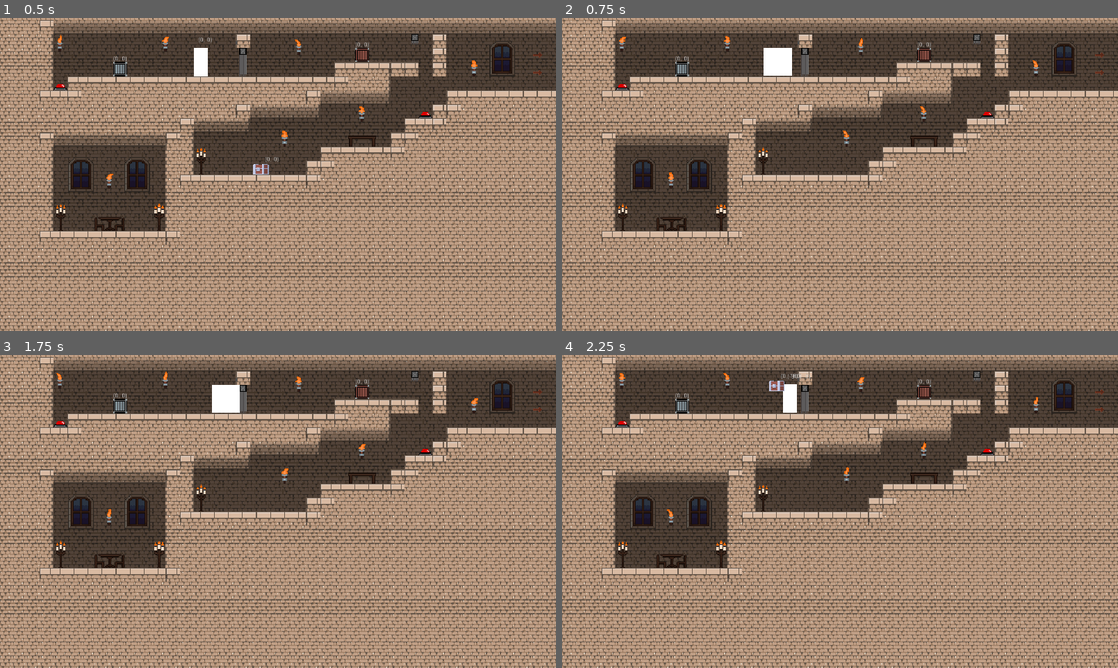
Above: before the commit, frames 1-4 (two rows, left to right).
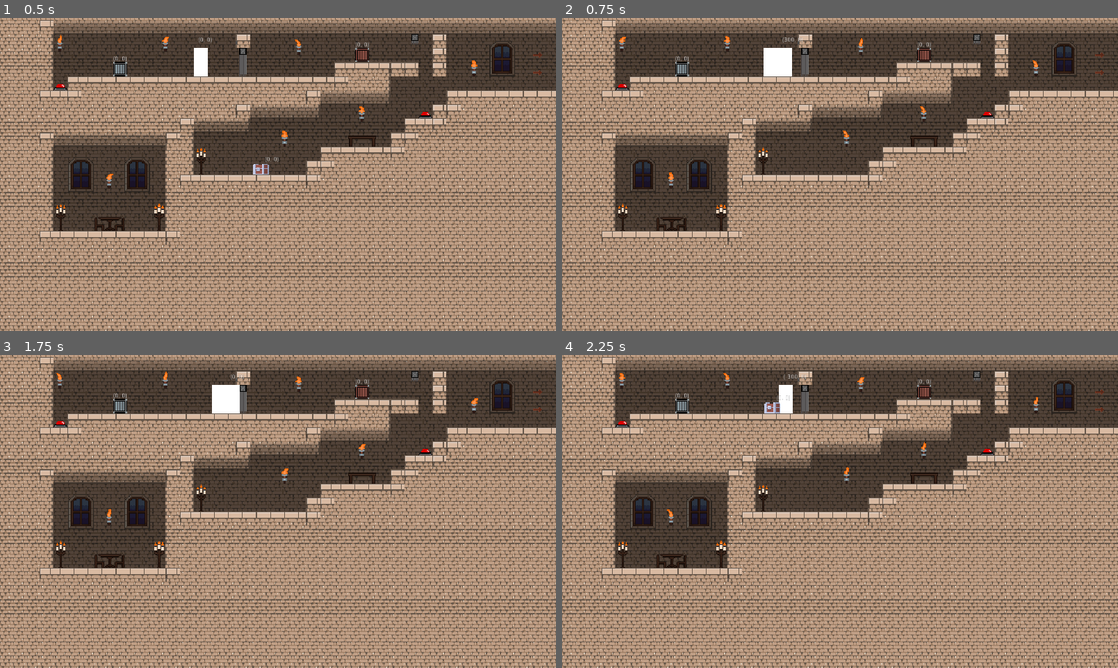
Above: after the commit, the same moments.

Repository: FireSquid6/Poltergeist-Heist
Game: Godot game, scene res://scenes/level_0.tscn
Same seed, same stepped clock (60 frames per second), same inputs: the game is played once before the commit and once after it.
Inputs:
- Up to frame 1 (0.5 s): no input
- Up to frame 2 (0.75 s): hold Right (plr_right) from 0.53 s (still down); tap X (plr_merge) at 0.6 s
- Up to frame 3 (1.75 s): keep holding Right (plr_right); tap Up (plr_jump) at 0.77, 1.52 s; tap Z (plr_switch) at 1.35 s
- Up to frame 4 (2.25 s): tap Enter at 2 s; release Right (plr_right) at 2.03 s; hold Left (plr_left) from 2.03 s (still down); tap X (plr_merge) at 2.1 s

Frame 1 is identical in both runs. In frame 2, less than 0.1% of the frame differs, in the area x 36-44%, y 6-19%; in frame 3, less than 0.1%; in frame 4, 0.4%, in the area x 36-45%, y 6-19%.

Commit message:
change inheritance system

Diff:
--- a/src/classes/movable/moveable.gd
+++ b/src/classes/movable/moveable.gd
@@ -3,7 +3,7 @@
 
 
 var velocity = Vector2(0, 0)
-var on_floor = 0
+var on_floor = false
 var do_gravity = true
 var pushable = false
 
@@ -18,11 +18,23 @@
 	if !on_floor and do_gravity:
 		velocity.y += GRV
 
-	#
+	# move
+	velocity = move_and_slide(velocity, Vector2.UP)
+
+	# push
+	for i in get_slide_count():
+		var collided = get_slide_collision(i)
+		if collided as Movable:
+			if collided.pushable:
+				collided.push(velocity)
+
+	# get on floor
+	on_floor = is_on_floor()
 
 
-func push(vel):
-	move_and_slide(vel)
-
-
-func on_floor():
+func push(vel: Vector2, force: bool) -> bool:
+	if pushable and !force:
+		velocity += vel
+		return true
+	else:
+		return false
--- a/src/classes/movable/moveable_manager.tscn
+++ b/src/classes/movable/moveable_manager.tscn
@@ -3,7 +3,7 @@
 [ext_resource path="res://classes/movable/moveable_manager.gd" type="Script" id=1]
 
 [sub_resource type="RectangleShape2D" id=1]
-extents = Vector2( 15, 0.5 )
+extents = Vector2( 40.5, 0.5 )
 
 [node name="MoveableManager" type="Node"]
 script = ExtResource( 1 )
--- a/src/instances/level_entities/crate/crate.gd
+++ b/src/instances/level_entities/crate/crate.gd
@@ -1,23 +1,13 @@
-extends KinematicBody2D
+extends Movable
 class_name Crate
 
 export var heavy = false
-export var GRV = 30
-onready var pushable = true
-onready var velocity = Vector2(0, 0)
-
-func push(velocity: Vector2) -> void:
-	move_and_slide(velocity, Vector2())
 
 
 func _physics_process(delta):
-	var on_floor = $RayCast2D.is_colliding() or $RayCast2D2.is_colliding()
-	if !on_floor:
-		velocity.y += GRV
-	else:
-		velocity.y = 0
+	on_floor = is_on_floor()
 
-	move_and_slide(velocity)
+	process_movement()
 	$Label.text = str(velocity)
 
 
--- a/src/instances/players/combined/combined.tscn
+++ b/src/instances/players/combined/combined.tscn
@@ -12,18 +12,6 @@
 script = ExtResource( 1 )
 jump_time = 0.01
 jump_spd = 200
-
-[node name="FloorDetector" type="RayCast2D" parent="."]
-position = Vector2( 31, 64 )
-enabled = true
-cast_to = Vector2( 0, 1 )
-collision_mask = 7
-
-[node name="FloorDetector2" type="RayCast2D" parent="."]
-position = Vector2( -31, 64 )
-enabled = true
-cast_to = Vector2( 0, 1 )
-collision_mask = 7
 
 [node name="CollisionShape2D" type="CollisionShape2D" parent="."]
 position = Vector2( 0, 32.5 )
@@ -43,7 +31,6 @@
 one_shot = true
 
 [node name="Label" type="Label" parent="."]
-visible = false
 margin_left = 10.0
 margin_top = -25.0
 margin_right = 50.0
--- a/src/instances/players/lanky/player.gd
+++ b/src/instances/players/lanky/player.gd
@@ -1,4 +1,4 @@
-extends KinematicBody2D
+extends Movable
 class_name Player
 
 enum STATES {
@@ -9,22 +9,16 @@
 
 var state = STATES.IDLE setget state_set
 
-onready var velocity = Vector2(0,0)
-onready var on_floor = false
 export var accspd = 100
 export var deaccspd = 100
 export var maxspd = 300
 
 onready var can_jump = false
-onready var jumping = false
 export var jump_time = 0.2
 export var jump_spd = 400
-export var GRV = 30
 
 
 func _physics_process(delta):
-	on_floor = $FloorDetector.is_colliding() or $FloorDetector2.is_colliding()
-
 	match state:
 		STATES.CONTROLLED:
 			# get input
@@ -49,7 +43,6 @@
 				else:
 					velocity.x -= deaccspd * sign(velocity.x)
 
-
 			# VERTICAL MOVEMENT
 			# start jump if on floor and pressed
 			if on_floor:
@@ -57,32 +50,11 @@
 				if jump:
 					on_jump()
 			# if already jumping
-			elif jumping:
+			elif !do_gravity:
 				if !jump:
-					jumping = false
-			# if not on the floor, just fall
-			elif !on_floor:
-				velocity.y += GRV
-
-			# move and get new velocity
-			move_and_slide(velocity)
-			if get_slide_count() > 0:
-				for i in get_slide_count():
-					# icky bad gross code
-					var crate = get_slide_collision(i).collider as Crate
-					var player = get_slide_collision(i).collider as Player
-					if on_floor:
-						if crate and crate.pushable:
-							crate.push(Vector2(velocity.x, 0))
-						elif player and player.position.y <= position.y:
-							player.push(Vector2(velocity.x, 0))
-
+					do_gravity = true
 
 		STATES.IDLE:
-			# move vertically
-			if !on_floor:
-				velocity.y += GRV
-
 			# decelerate
 			# check if velocity needs to snap to 0
 			if abs(velocity.x) <= deaccspd:
@@ -91,30 +63,24 @@
 			else:
 				velocity.x -= deaccspd * sign(velocity.x)
 
-			# move
-			velocity = move_and_slide(velocity)
 
-
+	process_movement()
 	$Label.text = str(velocity)
 
-var text = str(velocity)
-
-func push(vel):
-	move_and_slide(vel)
 
 # called whenever the player jumps
 func on_jump():
 	velocity.y -= jump_spd
 
-	jumping = true
 	can_jump = false
+	do_gravity = false
 
 	$Timers/JumpTime.wait_time = jump_time
 	$Timers/JumpTime.start()
 
 
 func _on_JumpTime_timeout():
-	jumping = false
+	do_gravity = true
 
 
 func state_set(new_state):
@@ -129,8 +95,10 @@
 
 	match state:
 		STATES.IDLE:
+			pushable = true
 			visible = true
 		STATES.CONTROLLED:
+			pushable = false
 			visible = true
 		STATES.COMBINED:
 			visible = false
--- a/src/instances/players/lanky/player.tscn
+++ b/src/instances/players/lanky/player.tscn
@@ -11,18 +11,6 @@
 collision_mask = 7
 script = ExtResource( 1 )
 jump_time = 0.1
-
-[node name="FloorDetector" type="RayCast2D" parent="."]
-position = Vector2( 31, 64 )
-enabled = true
-cast_to = Vector2( 0, 1 )
-collision_mask = 7
-
-[node name="FloorDetector2" type="RayCast2D" parent="."]
-position = Vector2( 1, 64 )
-enabled = true
-cast_to = Vector2( 0, 1 )
-collision_mask = 7
 
 [node name="Polygon2D" type="Polygon2D" parent="."]
 position = Vector2( 15, 47 )
--- a/src/instances/players/stubby/stubby.tscn
+++ b/src/instances/players/stubby/stubby.tscn
@@ -29,21 +29,12 @@
 jump_time = 0.1
 jump_spd = 300
 
-[node name="FloorDetector" type="RayCast2D" parent="."]
-position = Vector2( 16, 16 )
-enabled = true
-cast_to = Vector2( 0, 1 )
-collision_mask = 7
-
-[node name="FloorDetector2" type="RayCast2D" parent="."]
-position = Vector2( -14, 16 )
-enabled = true
-cast_to = Vector2( 0, 1 )
-collision_mask = 7
-
 [node name="CollisionShape2D" type="CollisionShape2D" parent="."]
 position = Vector2( 1, 3.5 )
 shape = SubResource( 1 )
+__meta__ = {
+"_edit_lock_": true
+}
 
 [node name="AnimatedSprite" type="AnimatedSprite" parent="."]
 frames = SubResource( 2 )
--- a/src/project.godot
+++ b/src/project.godot
@@ -9,7 +9,7 @@
 config_version=4
 
 _global_script_classes=[ {
-"base": "KinematicBody2D",
+"base": "Movable",
 "class": "Crate",
 "language": "GDScript",
 "path": "res://instances/level_entities/crate/crate.gd"
@@ -24,7 +24,7 @@
 "language": "GDScript",
 "path": "res://classes/movable/moveable.gd"
 }, {
-"base": "KinematicBody2D",
+"base": "Movable",
 "class": "Player",
 "language": "GDScript",
 "path": "res://instances/players/lanky/player.gd"
Not shown, removed: src/.mono/metadata/ide_messaging_meta.txt
